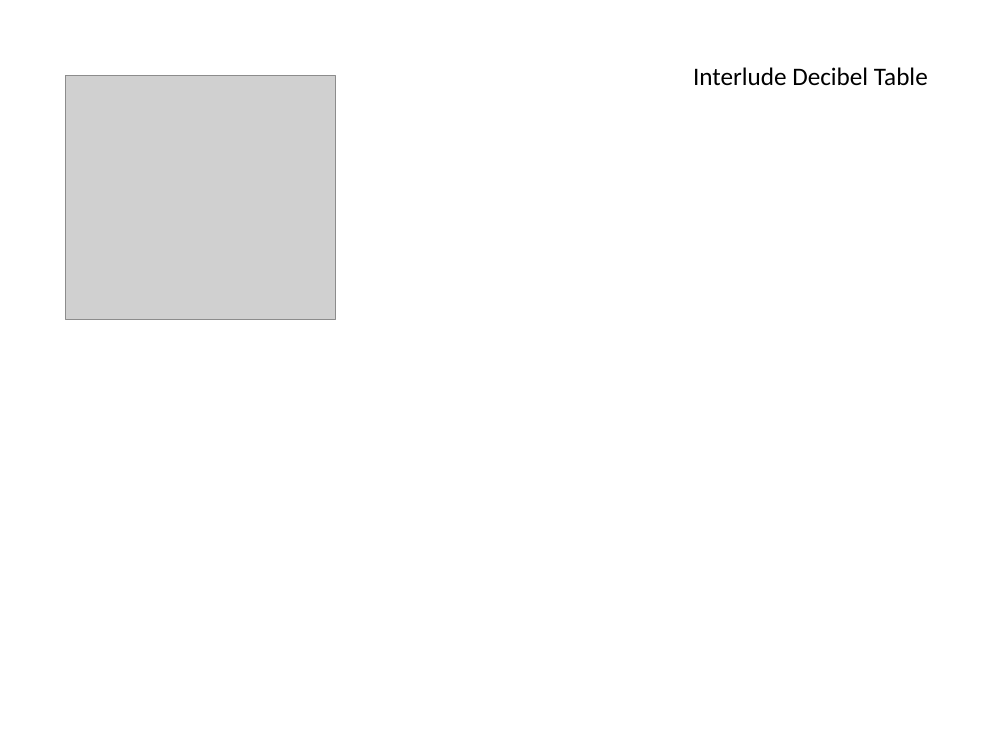
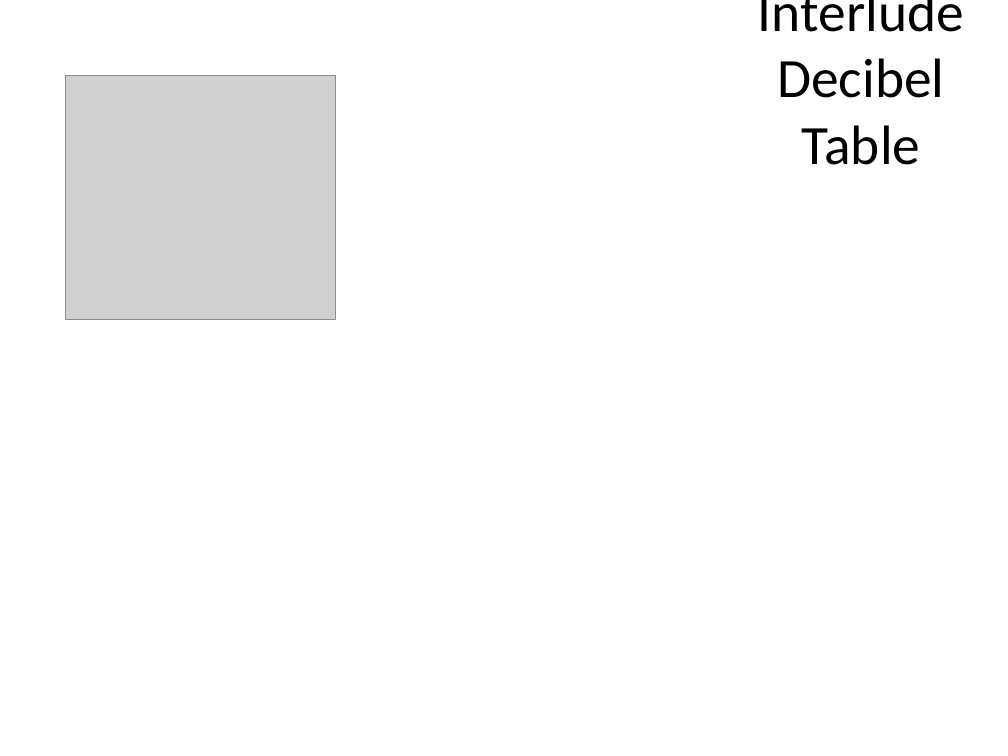
Before and after one commit to JerryWiltz/nP, a slide deck: slide 15 of RFBook/RFbookFigures/RFbookFigures.pptm (slide 14 before the commit). Drawn at 1008x756 pixels with LibreOffice and Linux fonts; fonts in the diff are those of the drawing; grey boxes stand for pictures. Boxes give left, top, right and bottom in pixels: in the first picture for what was removed or moved away, otherwise in the second. Text is boxed around its words. In the diff, an @@ line names an element or a change of style, - is before the commit and + after.

```diff
--- a/RFBook/RFbookFigures/RFbookFigures.pptm
+++ b/RFBook/RFbookFigures/RFbookFigures.pptm
@@ title "Interlude Decibel Table": place and size @@
-title "Interlude Decibel Table" at [693,67,928,86]
+title "Interlude Decibel Table" at [758,0,964,165]
@@ title "Interlude Decibel Table" at [758,0,964,165]: size 18 to 39.6 pt @@
```
Also in this commit, not shown: 11 other slides changed, 11 slides added, 11 slides removed, 51 other files.
